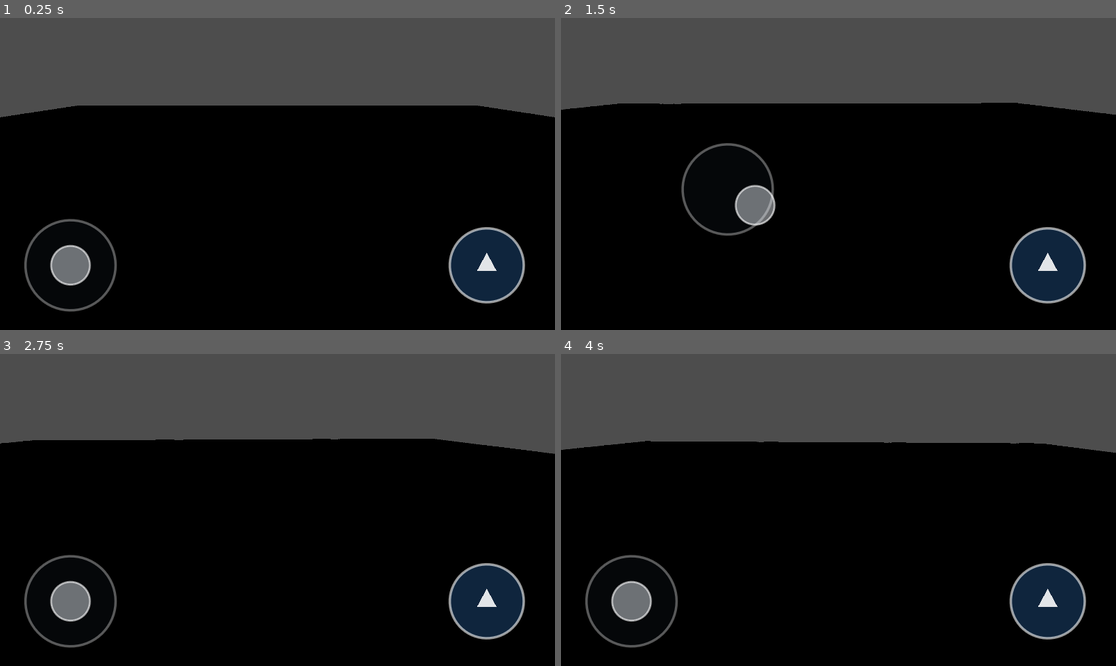
Above: before the commit, frames 1-4 (two rows, left to right).
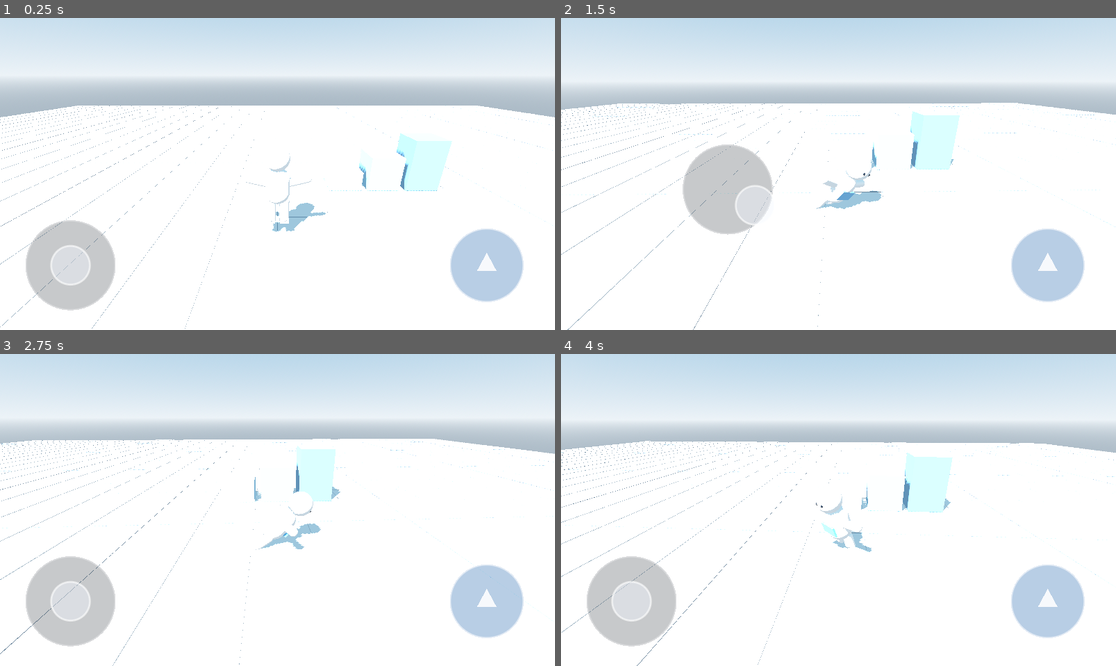
Above: after the commit, the same moments.

Repository: Godnit/city-driving-test-godot
Game: Godot game, scene res://main.tscn
Same seed, same stepped clock (60 frames per second), same inputs: the game is played once before the commit and once after it.
Inputs (mouse positions are in pixels of both pictures, inside the frame that each line leads up to):
- Up to frame 1 (0.25 s): no input
- Up to frame 2 (1.5 s): move the mouse to (960, 158) at 0.52 s; hold D (move_right) 0.53-1.25 s; click (960, 158) at 0.67 s; tap Space (jump) at 0.77 s; drag from (727, 189) to (810, 236) at 1.27 s
- Up to frame 3 (2.75 s): move the mouse to (333, 441) at 2.02 s; hold D (move_right) from 2.03 s (still down)
- Up to frame 4 (4 s): release D (move_right) at 2.75 s; drag from (810, 572) to (672, 463) at 2.77 s; move the mouse to (1005, 556) at 3.52 s; hold A (move_left) from 3.53 s (still down); tap Space (jump) at 3.77 s

The runs differ from the first frame. In frame 1, 100% of the frame differs, in the area x 0-100%, y 0-100%; in frame 2, 100%; in frame 3, 100%; in frame 4, 100%.
Error before the commit: Invalid assignment of property or key 'material' with value of type 'ProceduralSkyMaterial' on a base object of type 'Sky'. (res://scripts/main.gd:38)

Commit message:
Fix Godot 4.6 procedural sky API

Diff:
--- a/human_fall_proto/scripts/main.gd
+++ b/human_fall_proto/scripts/main.gd
@@ -35,7 +35,7 @@
 	sky_mat.sky_horizon_color = Color("d9e5ee")
 	sky_mat.ground_bottom_color = Color("8695a2")
 	sky_mat.ground_horizon_color = Color("d9e5ee")
-	sky.material = sky_mat
+	sky.sky_material = sky_mat
 	env.sky = sky
 	env.ambient_light_source = Environment.AMBIENT_SOURCE_SKY
 	env.ambient_light_energy = 0.62
